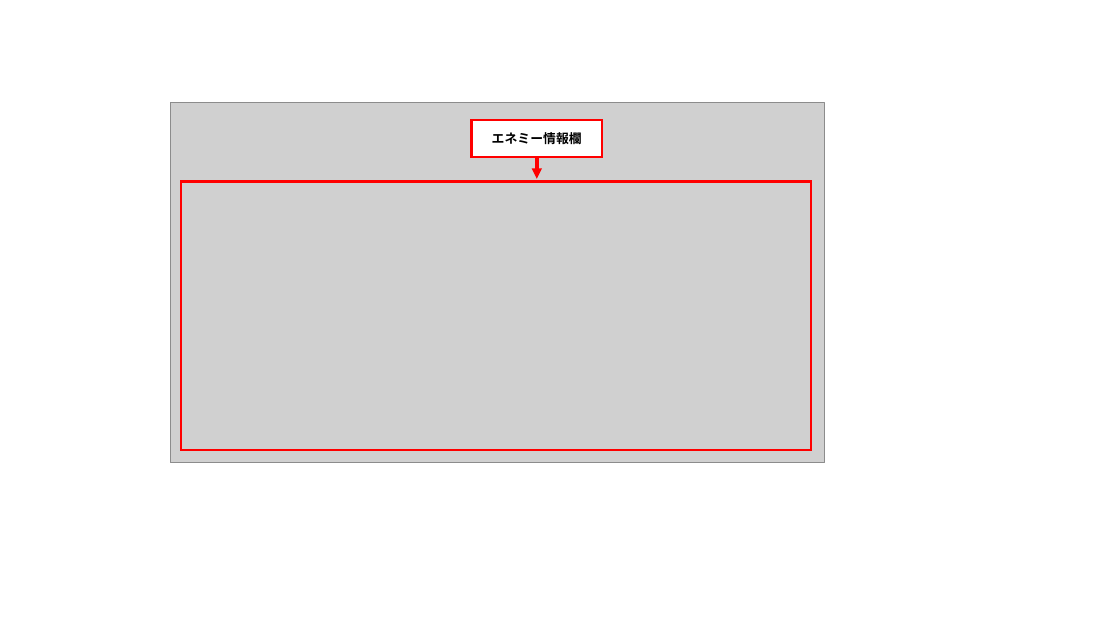
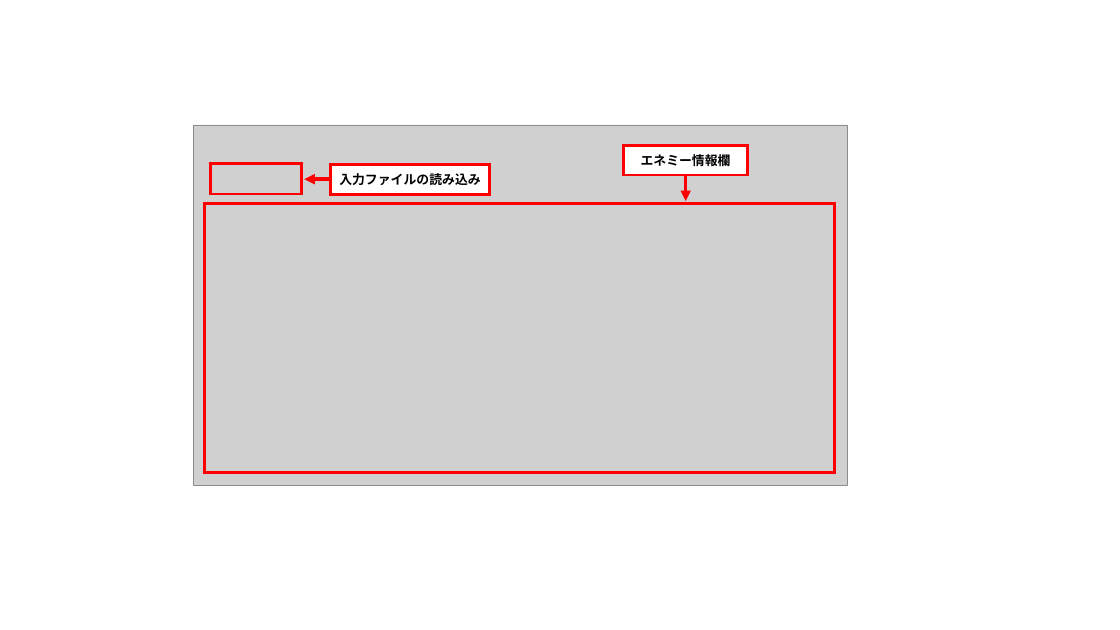
Before and after one commit to ramune428/lhtrpg_webapp_challenge, a slide deck: slide 23 of スクリーンショット_使い方_エネミー.pptx (slide 21 before the commit). Drawn at 1120x630 pixels with LibreOffice and Linux fonts; fonts in the diff are those of the drawing; grey boxes stand for pictures. Boxes give left, top, right and bottom in pixels: in the first picture for what was removed or moved away, otherwise in the second. Text is boxed around its words. In the diff, an @@ line names an element or a change of style, - is before the commit and + after.

```diff
--- a/スクリーンショット_使い方_エネミー.pptx
+++ b/スクリーンショット_使い方_エネミー.pptx
@@ picture: place and size @@
-picture at bbox=[171, 103, 825, 463]
+picture at bbox=[193, 125, 848, 486]
@@ rectangle "エネミー情報欄": place and size @@
-rectangle "エネミー情報欄" at bbox=[471, 120, 602, 157]
+rectangle "エネミー情報欄" at bbox=[623, 145, 748, 175]
@@ rectangle added at bbox=[211, 164, 302, 194], outline #FF0000 2.25 pt @@
@@ arrow added from (332, 179) to (304, 179), #FF0000 3 pt @@
@@ rectangle added at bbox=[331, 165, 490, 194], fill #FFFFFF, outline #FF0000 2.25 pt, 11 pt, text #000000, bold @@
+入力ファイルの読み込み
@@ arrow moved from (537, 157) - (537, 179) to (686, 176) - (686, 201) @@
@@ rectangle: place and size @@
-rectangle at bbox=[181, 181, 811, 450]
+rectangle at bbox=[204, 204, 834, 473]
```
Also in this commit, not shown: 7 other slides changed, 5 slides added, 28 other files.
